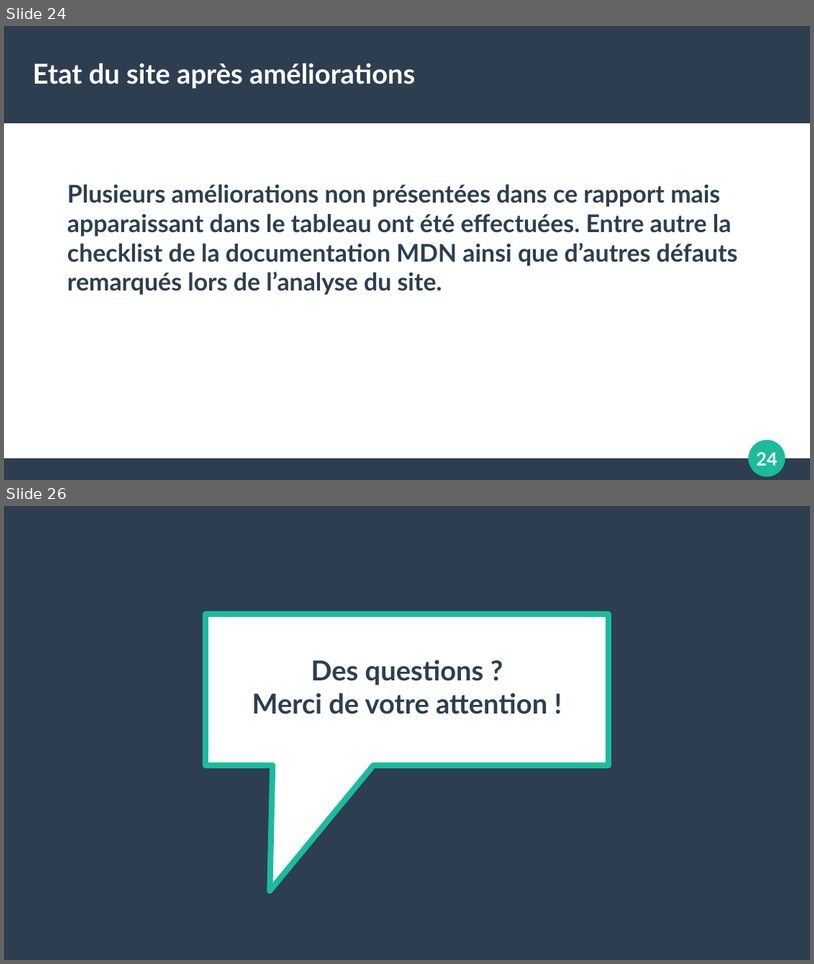
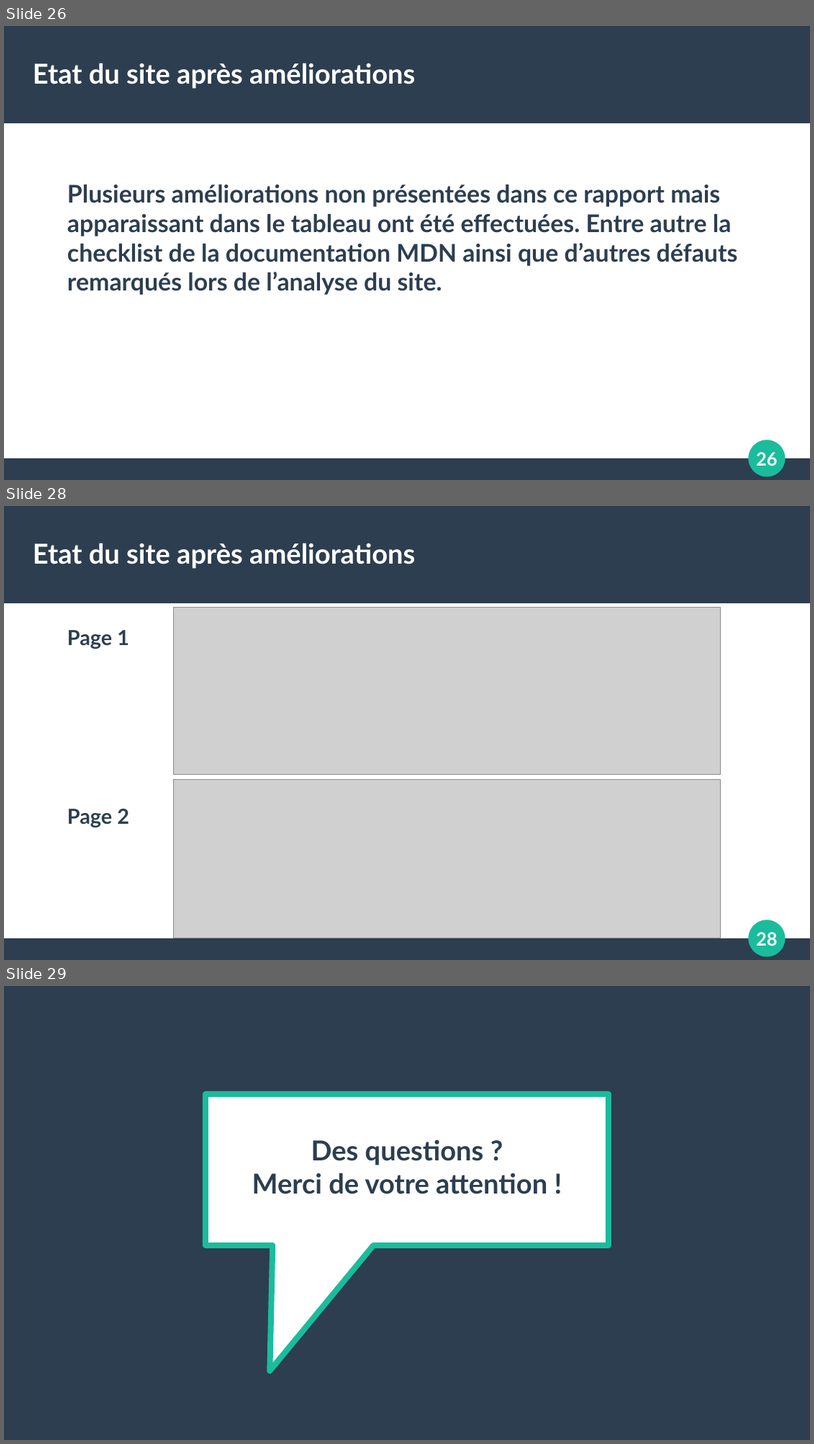
Before and after one commit to Ludo-H/SEO, a slide deck: Rapport_SEO.odp. Shown one above the other, each under a label of ours: slides 24 and 26 before the commit, slides 26, 28 and 29 after it; the slides between them are not shown. The pictures are 814x964 and 814x1444 pixels, drawn with LibreOffice and Linux fonts; fonts in the diff are those of the drawing; grey boxes stand for pictures. Boxes give left, top, right and bottom in pixels: in the first picture for what was removed or moved away, otherwise in the second. Text is boxed around its words. In the diff, an @@ line names an element or a change of style, - is before the commit and + after.

Commit message:
amélioration lcp minifier css

```diff
--- a/Rapport_SEO.odp
+++ b/Rapport_SEO.odp
@@ slide 28 added at (4,506,810,960), background #FFFFFF; not listed: 4 template elements that a slide beside it also shows @@
@@ title added at (33,543,415,569), 27 pt, text #FFFFFF, bold @@
+Etat du site après améliorations
@@ picture added at (174,607,721,775) @@
@@ text added at (67,630,129,827), 20.4 pt, text #2C3E50, bold @@
+Page 1
+Page 2
@@ picture added at (174,780,721,939) @@
@@ what was slide 24 is now slide 26 @@
@@ page number at (756,452,777,465): text changed @@
-24
+26
@@ what was slide 26 is now slide 29 @@
```
Also in this commit, not shown: 2 slides changed, 2 other slides added, 7 other files.
